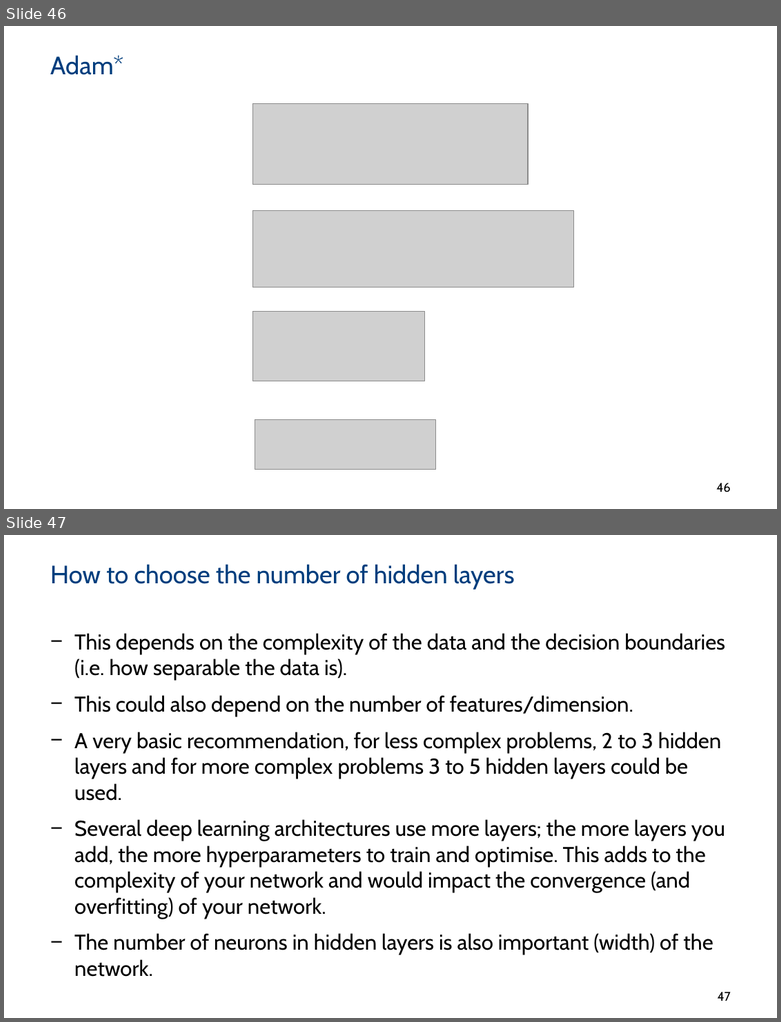
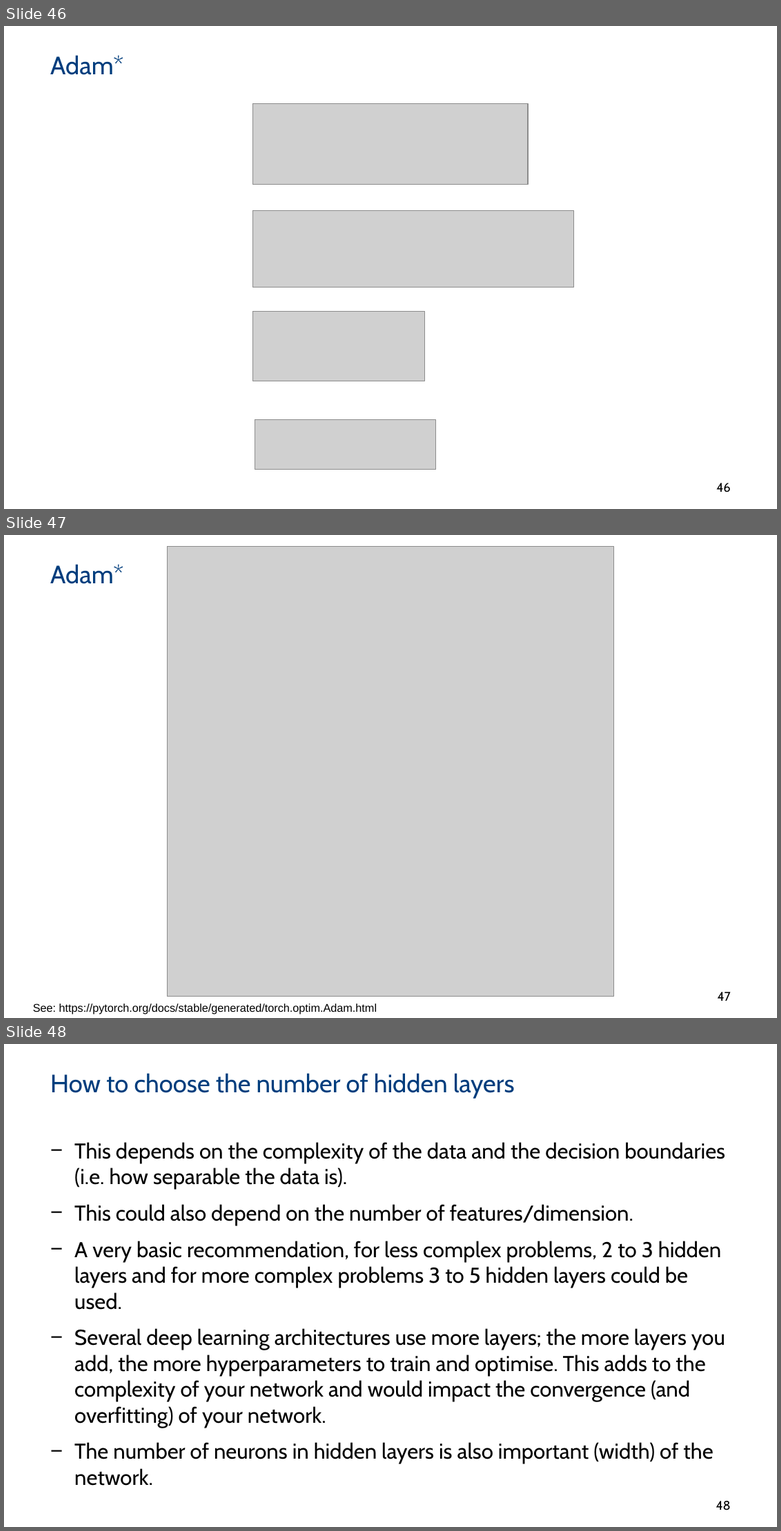
Before and after one commit to PBarnaghi/ML4NS, a slide deck: 06- Neural Networks/ML4NuerScience_NeuralNets.pptx. Shown one above the other, each under a label of ours: slides 46 and 47 before the commit, slides 46, 47 and 48 after it. The pictures are 781x1022 and 781x1531 pixels, drawn with LibreOffice and Linux fonts; fonts in the diff are those of the drawing; grey boxes stand for pictures; background and template pictures are left out. Boxes give left, top, right and bottom in pixels: in the first picture for what was removed or moved away, otherwise in the second. Text is boxed around its words. In the diff, an @@ line names an element or a change of style, - is before the commit and + after.

```diff
--- a/06- Neural Networks/ML4NuerScience_NeuralNets.pptx
+++ b/06- Neural Networks/ML4NuerScience_NeuralNets.pptx
@@ slide 47 added at box(4, 535, 777, 1018), background #FFFFFF @@
@@ picture added at box(167, 547, 614, 997) @@
@@ title added at box(50, 564, 123, 584), 23.3 pt, text #003D7D @@
+Adam*
@@ text added at box(33, 1004, 377, 1015), 10.5 pt, text #000000 @@
+See: https://pytorch.org/docs/stable/generated/torch.optim.Adam.html
@@ page number added at box(717, 992, 731, 1001), 11.7 pt, text #000000 @@
+47
@@ what was slide 47 is now slide 48 @@
@@ page number at box(716, 1501, 731, 1510): text changed @@
-47
+48
```
Also in this commit, not shown: 6 slides changed, 1 other slide added, 3 other files.
